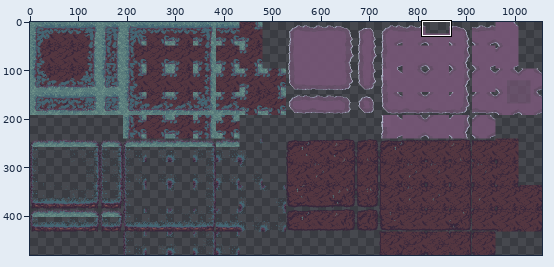
Pixel-art file -- assets/tilesets/autotile-forest.ase. Above, an overview of the earlier version with the close-up marked.
Close-up. As it was:
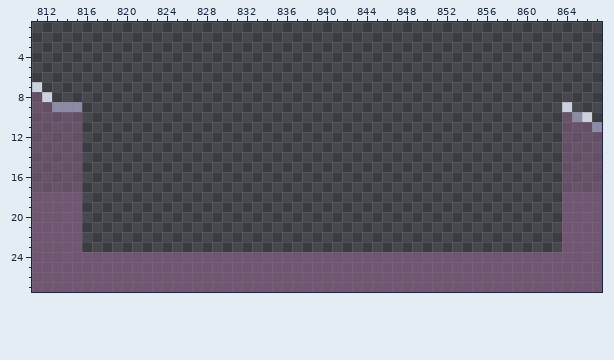
1056x480 pixels, 1 frame. Colours within 5 levels of each other are drawn and written as one. Shown: x 811..867, y 1..27.
The result:
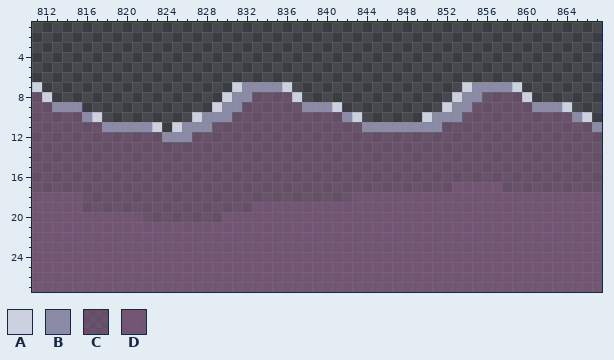
Palette (. is transparent): A #ccd1e0  B #8c8ba7  C #765776b4  D #765776e9
Change:
Layer "Layer 3":
Colour A now appears in row 7 at x 831, 836, 854 and 859; in row 8 at x 830, 837, 853 and 860; in row 9 at x 829, 841 and 852; in row 10 at x 817, 827, 843 and 850; in row 11 at x 823 and 825.
Colour B now appears in row 7 at x 832 to 835 and 855 to 858; in row 8 at x 831 to 832 and 854 to 855; in row 9 at x 830 to 831, 838 to 840, 853 to 854 and 861 to 863; in row 10 at x 816, 828 to 830, 842 and 851 to 853; in row 11 at x 818 to 822, 826 to 828 and 844 to 851; in row 12 at x 824 to 826.
Colour C now appears in row 8 at x 833 to 836 and 856 to 859; in row 9 at x 832 to 837 and 855 to 860; in row 10 at x 831 to 841 and 854 to 863; in row 11 at x 816 to 817, 829 to 843 and 852 to 863; in row 12 at x 816 to 823 and 827 to 863; in rows 13 to 16 at x 816 to 863.
Colour C now appears in row 17 at x 816 to 852 and 858 to 863; in row 18 at x 816 to 842; in row 19 at x 816 to 832; in row 20 at x 822 to 829.
Colour D now appears in row 17 at x 853 to 857; in row 18 at x 843 to 863; in row 19 at x 833 to 863; in row 20 at x 816 to 821 and 830 to 863; in rows 21 to 23 at x 816 to 863.
